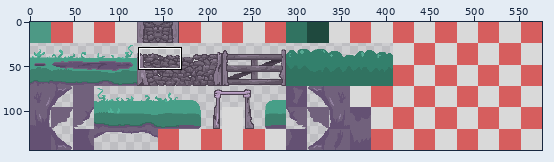
One commit to this pixel-art file: aseprite/misty-grid.aseprite. Above, an overview of the earlier version with the close-up marked.
Close-up. The starting point:
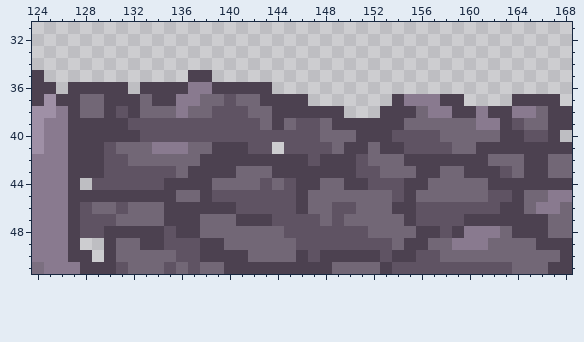
576x144 pixels, 1 frame. Colours within 5 levels of each other are drawn and written as one. Shown: x 124..168, y 31..51. The commit also changed other parts of the picture, which this record leaves out.
And afterwards:
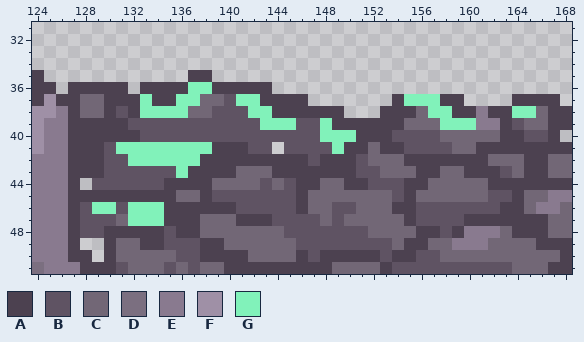
Palette (. is transparent): A #4c4150  B #5f5363  C #726776  D #7b6f80  E #897a8f  F #9f90a6  G #81f2ba
The author wrote: add mountain top tile map
The exact change:
layer "normal-map/top" added
Layer "normal-map/top":
The edit turns colour A into colour G in row 39 at x 144.
The edit turns colour C into colour G in row 37 at x 133 and 141 to 142; in row 38 at x 133 to 135 and 142 to 143; in row 39 at x 143, 145, 148 and 158 to 160; in row 40 at x 148 to 150; in row 41 at x 131 to 133, 137 to 138 and 149; in row 42 at x 132 to 137.
The edit turns colour C into colour G in row 43 at x 136; in row 46 at x 129 to 130 and 132 to 134; in row 47 at x 132 to 134.
The edit turns colour E into colour G in row 36 at x 137 to 138; in row 37 at x 136 to 137 and 155 to 157; in row 38 at x 136, 157 to 158 and 164 to 165; in row 41 at x 134 to 136.
